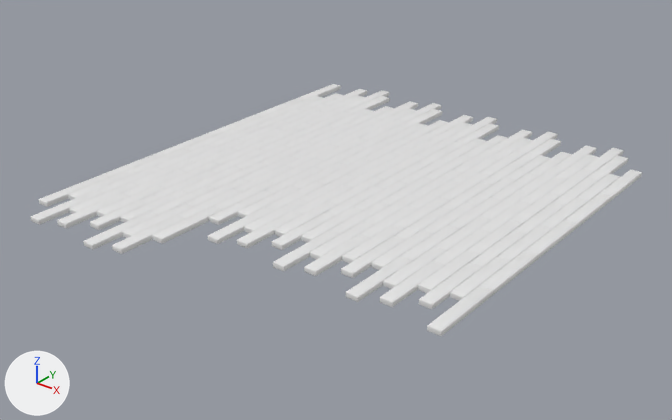
Renders of the FBX model Save the SteamBird/Assets/Art/Vloer+Plafond/Vloer.fbx from each side of a commit.
Both versions are drawn from a 50 mm camera at (19.3, -24.8, 14.2) aimed at (0.0, -0.8, -0.7). Lighting does not change. The marker at lower left points along +X, +Y and +Z. Where no turn or scale is listed for an object, it has been applied to the vertices.

Names of what the first picture shows: 'Vloer.001'.
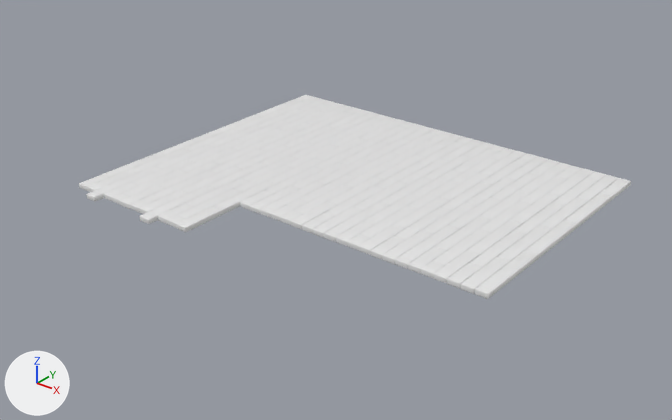
Commit message: Vloer weg voor raam

Location of each change, (x1, y1, x2, y2) in pixels of the pictures (672 x 420 px; the box of a moved part takes in the faces that stretch with it):
'Vloer.001', reshaped (10% narrower, 19% shorter): before (31, 84, 642, 336); after (79, 95, 631, 299)
part 1 of me_cube_023, moved or reshaped: before (31, 171, 510, 336); after (79, 171, 510, 299)
part 2 of me_cube_023, moved or reshaped: before (276, 84, 642, 201); after (276, 95, 631, 201)

The change, as a list of edits to the scene's bpy script:
```text
Change me_cube_023:
    used by ob_vloer_001; location = (0.0, 0.0, 0.0)
    remove me_cube_023.from_pydata(...)  # 16416 vertices, 16758 faces; spans x -7.5..8.2, y -9.1..9.1, z 0.0..0.2
    add me_cube_023.from_pydata(...)  # 16416 vertices, 16758 faces; spans x -7.5..8.2, y -6.8..6.4, z 0.0..0.2
    me_cube_023 part 1: 1584 of 16416 vertices moved; they spanned x -7.5..8.2, y -9.1..-4.4, z 0.0..0.2 and now span x -7.5..8.2, y -6.8..-3.8, z 0.0..0.2; mean shift (0.0, 1.5, 0.0); largest move (7.7, -6.4, 0.2) -> (7.7, -3.9, 0.2)
    me_cube_023 part 2: all 1584 vertices in x -7.5..8.2, y 6.6..9.1, z 0.0..0.2 are scaled about their middle by (1, 0.000252, 1), then moved by (0.0, -1.4, 0.0)
```
